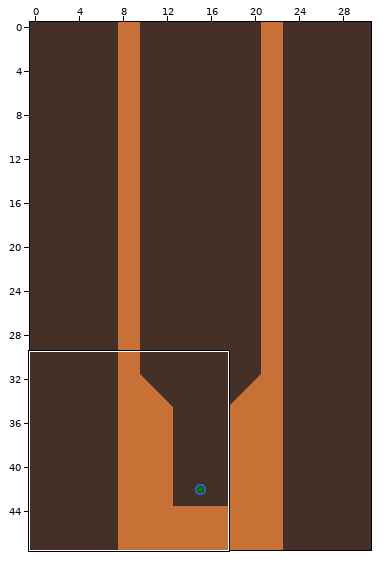
One commit to this Tiled map: assets/levels/testlevel.tmx. Above: a wide view before the commit, with the close-up outlined.
Close-up. Old version:
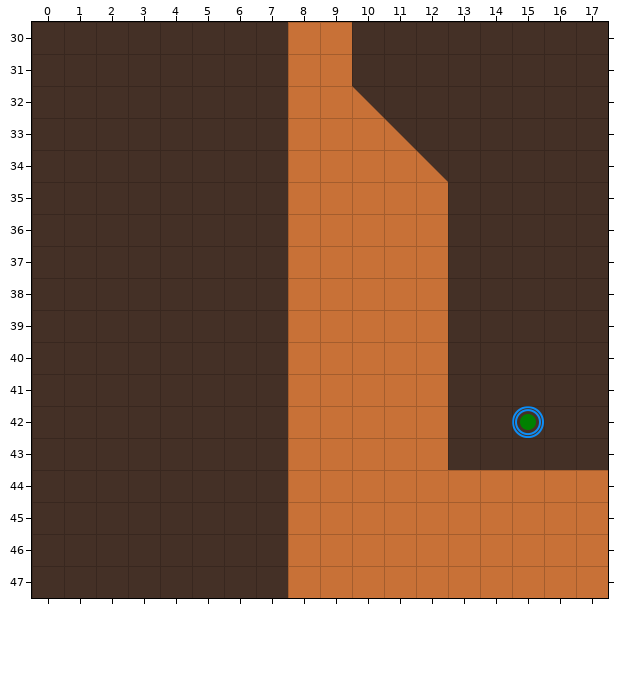
Cells are 64x64 px. Shown: x 0..17, y 30..47. The commit also changed other parts of the map, which this record leaves out. The old version is drawn lined up with the new one.
After:
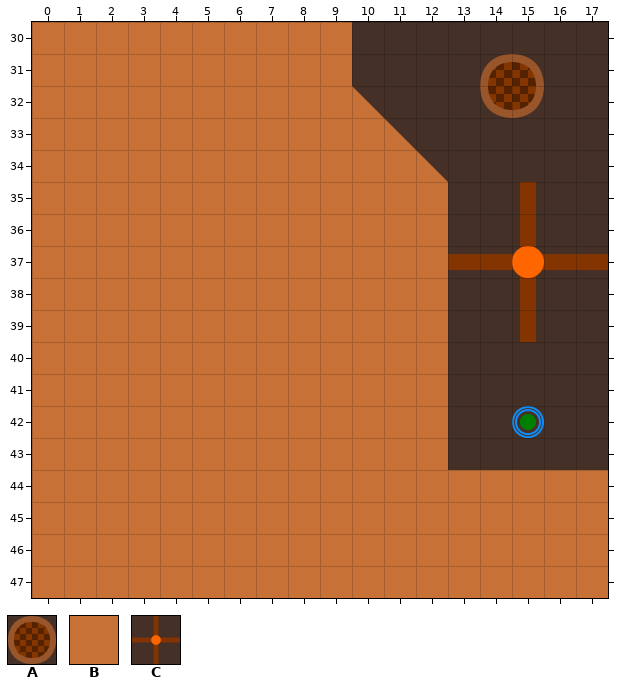
Key: from "waffles": A 0 "obstacle"; from "walls": B 0 "obstacle"; from "windmills": C 1 "obstacle".
_ is an empty cell.
Objects are placed by their top-left corner, in cells (3,4 is the top-left corner of cell 3,4); size is 1x1 cell unless given.
What changed:
map size 15x48 -> 31x48 cells (old content now starts at 8,0; both pictures use the new coordinates)
Layer "tilelayer":
Tile B now appears in rows 30 to 47 at x 0 to 7.
Layer "objects":
A new object: A "obstacle" at 14,31 size 2x2.
A new object: C "obstacle" at 13,35 size 5x5.
